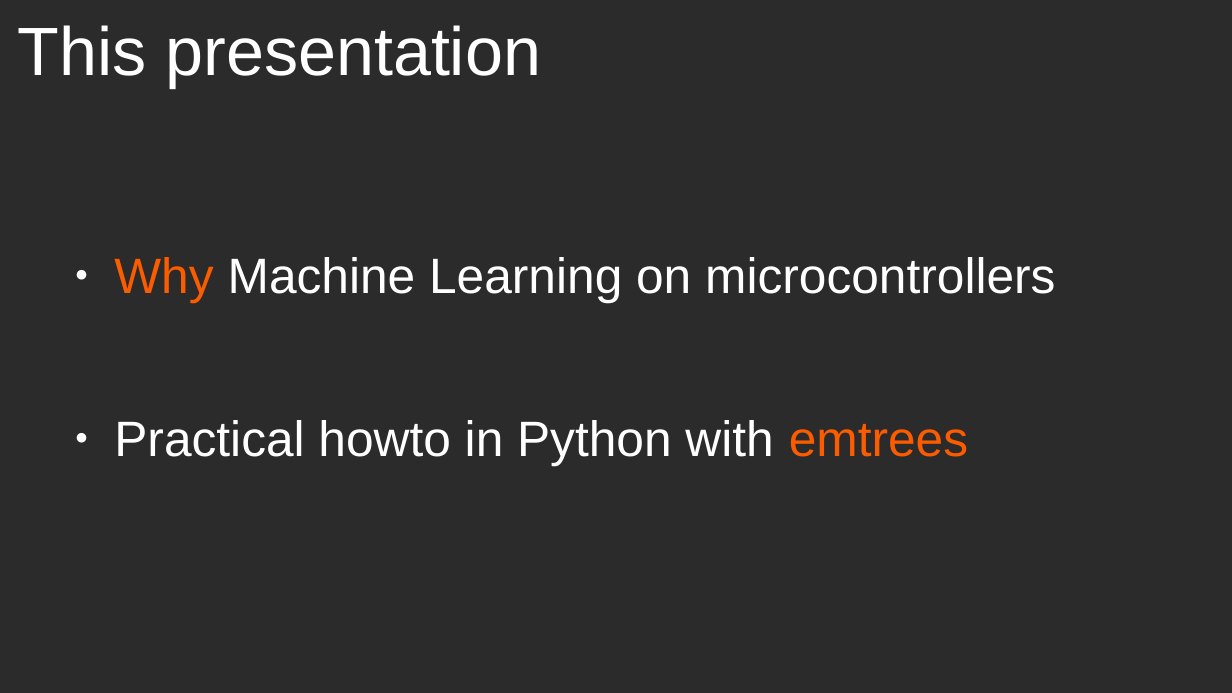
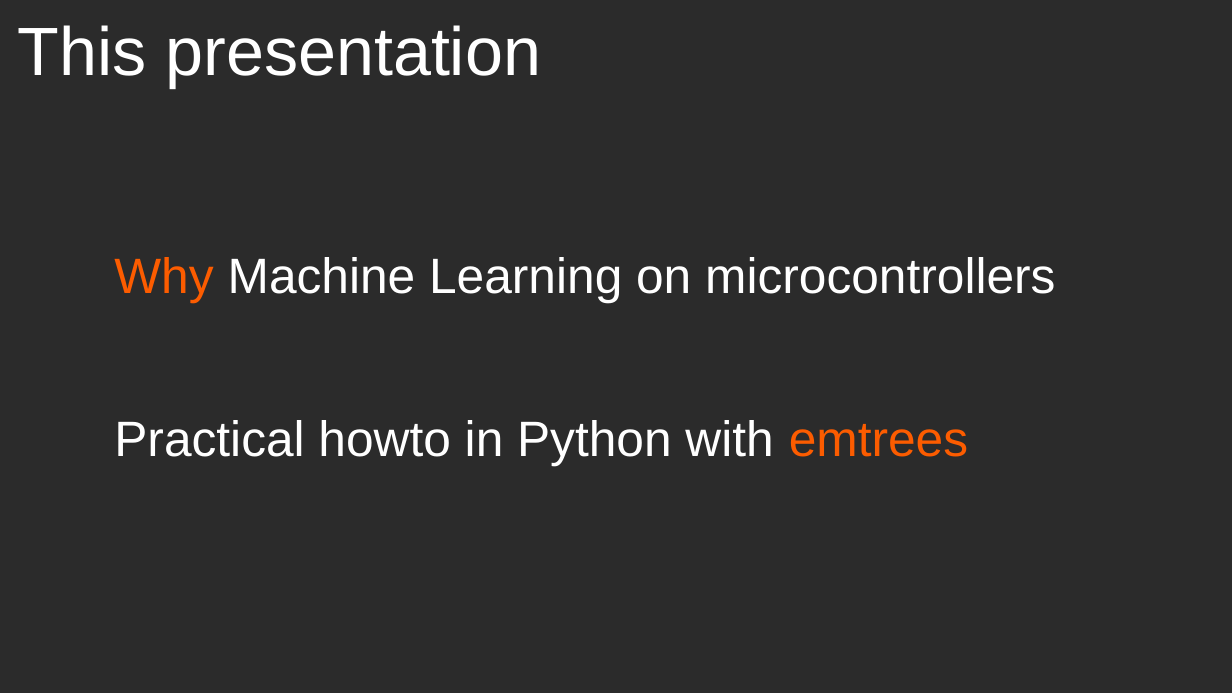
Before and after one commit to jonnor/embeddedml, a slide deck: slide 3 of doc/euroscipy2018/slides.odp. Drawn at 1232x693 pixels with LibreOffice and Linux fonts; fonts in the diff are those of the drawing; background and template pictures are left out; a plain dark background stands for a picture behind light text. Boxes give left, top, right and bottom in pixels: in the first picture for what was removed or moved away, otherwise in the second. Text is boxed around its words. In the diff, an @@ line names an element or a change of style, - is before the commit and + after.

```diff
--- a/doc/euroscipy2018/slides.odp
+++ b/doc/euroscipy2018/slides.odp
@@ text "Why Machine Learning on microcontrollers" at (114,257,1055,465): bullet ● to none @@
```
Also in this commit, not shown: 12 other slides changed, 1 slide added, 1 slide removed, 3 other files.
